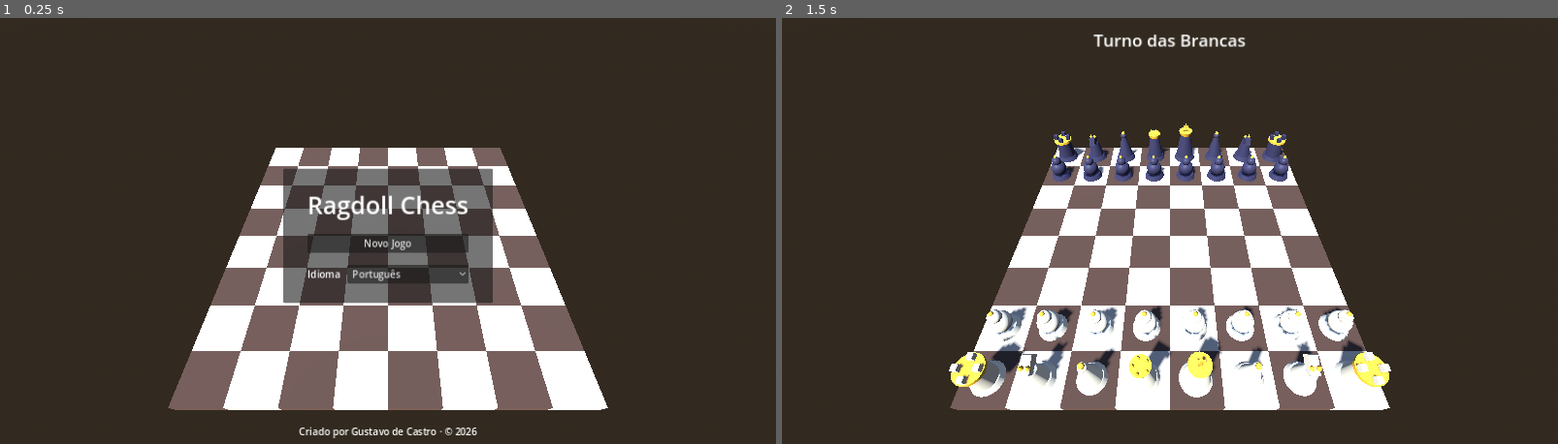
Above: before the commit, frames 1-2 (left to right).
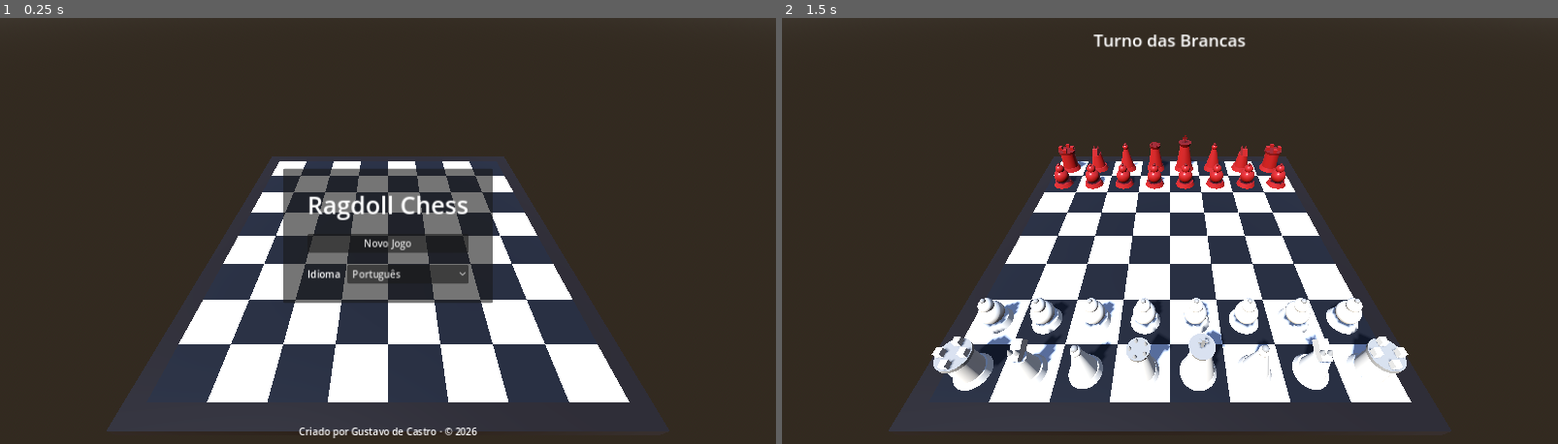
Above: after the commit, the same moments.

Repository: decastrosantos/ragdoll-chess
Game: Godot game, scene res://scenes/main.tscn
Two runs of this game, one before a commit and one after it. Both use one fixed random seed, a clock stepped at 60 frames per second and the inputs below.
Inputs (mouse positions are in pixels of both pictures, inside the frame that each line leads up to):
- Up to frame 1 (0.25 s): no input
- Up to frame 2 (1.5 s): click "Novo Jogo" at 0.5 s; tap Enter at 1.25 s; move the mouse to (1340, 213) at 1.27 s; click (1340, 213) at 1.42 s

The runs differ from the first frame. In frame 1, 22% of the frame differs, in the area x 13-87%, y 30-98%; in frame 2, 24%, in the area x 13-87%, y 24-98%.

Commit message:
IA adversária, duelo de captura e visual clássico (ref. Chess Ultra)
- ai_player.gd: IA greedy controla as vermelhas (prefere captura de
  maior valor); humano joga só com as brancas
- Duelo: atacante para na beira da casa, dá investidas de esgrima,
  defensor cambaleia, e só então o arremesso físico
- Visual: marfim vs vermelho laca polidos, tabuleiro branco/grafite
  com moldura de madeira escura, câmera mais baixa e dramática

Co-Authored-By: Claude Fable 5 <noreply@anthropic.com>

Diff:
--- a/scenes/main.tscn
+++ b/scenes/main.tscn
@@ -32,7 +32,7 @@
 [node name="Pieces" type="Node3D" parent="."]
 
 [node name="BattleCamera" type="Camera3D" parent="."]
-transform = Transform3D(1, 0, 0, 0, 1, 0, 0, 0, 1, 0, 12, 9.5)
+transform = Transform3D(1, 0, 0, 0, 1, 0, 0, 0, 1, 0, 10.5, 11)
 script = ExtResource("4_cam")
 
 [node name="Sun" type="DirectionalLight3D" parent="."]
--- /dev/null
+++ b/scripts/logic/ai_player.gd
@@ -0,0 +1,36 @@
+class_name AiPlayer
+## IA adversária (LÓGICA pura) — controla as peças vermelhas.
+##
+## Estratégia "gananciosa" (greedy), suficiente para um protótipo divertido:
+##  1. Lista todos os movimentos legais de todas as suas peças;
+##  2. Prefere a captura de MAIOR VALOR disponível (dama > torre > ...);
+##  3. Sem capturas, joga um movimento qualquer (ruído aleatório desempata,
+##     evitando que a IA repita sempre o mesmo lance).
+## Evolução futura: minimax com poda alfa-beta sobre esta mesma interface.
+
+const PIECE_VALUE := {
+	Piece.Type.PAWN: 1.0,
+	Piece.Type.KNIGHT: 3.0,
+	Piece.Type.BISHOP: 3.0,
+	Piece.Type.ROOK: 5.0,
+	Piece.Type.QUEEN: 9.0,
+	Piece.Type.KING: 1000.0,  # capturar o rei = vencer
+}
+
+
+## Escolhe o melhor lance. Retorna {"piece": Piece, "cell": Vector2i},
+## ou {} se não houver nenhum movimento legal.
+static func choose_move(board: Board, my_pieces: Array) -> Dictionary:
+	var best_score := -1.0
+	var best: Dictionary = {}
+	for piece in my_pieces:
+		for cell in MoveRules.get_legal_moves(piece, board):
+			# Ruído em [0, 0.1): desempata lances equivalentes ao acaso.
+			var score := randf() * 0.1
+			var occupant: Piece = board.get_piece_at(cell)
+			if occupant != null:
+				score += PIECE_VALUE[occupant.type]
+			if score > best_score:
+				best_score = score
+				best = {"piece": piece, "cell": cell}
+	return best
--- a/scripts/logic/board.gd
+++ b/scripts/logic/board.gd
@@ -15,8 +15,10 @@
 const CELL_SIZE := 2.0          # Largura de cada casa em metros (unidades 3D)
 const TILE_THICKNESS := 0.5     # Espessura do tampo do tabuleiro
 
-const COLOR_LIGHT := Color(0.85, 0.78, 0.66)  # "madeira clara"
-const COLOR_DARK := Color(0.36, 0.26, 0.20)   # "madeira escura"
+# Paleta clássica (referência: Chess Ultra): casas brancas e quase-pretas.
+const COLOR_LIGHT := Color(0.91, 0.89, 0.85)  # branco marfim
+const COLOR_DARK := Color(0.11, 0.11, 0.12)   # preto grafite
+const COLOR_FRAME := Color(0.13, 0.1, 0.08)   # moldura em madeira escura
 
 # Destaques de movimento: verde = casa livre, vermelho = captura possível.
 const COLOR_MOVE_HIGHLIGHT := Color(0.35, 0.85, 0.4, 0.55)
@@ -35,6 +37,7 @@
 func _ready() -> void:
 	reset()
 	_build_visual_tiles()
+	_build_frame()
 	_build_click_surface()
 
 
@@ -125,8 +128,24 @@
 	mesh.size = Vector3(CELL_SIZE, TILE_THICKNESS, CELL_SIZE)
 	var material := StandardMaterial3D.new()
 	material.albedo_color = color
+	material.roughness = 0.35  # tampo polido/envernizado
 	mesh.material = material
 	return mesh
+
+
+## Moldura escura ao redor do tampo, como um tabuleiro de madeira real.
+## Levemente mais baixa que as casas para criar um degrau de borda.
+func _build_frame() -> void:
+	var frame := MeshInstance3D.new()
+	var mesh := BoxMesh.new()
+	mesh.size = Vector3(BOARD_SIZE * CELL_SIZE + 1.6, 0.5, BOARD_SIZE * CELL_SIZE + 1.6)
+	var material := StandardMaterial3D.new()
+	material.albedo_color = COLOR_FRAME
+	material.roughness = 0.4
+	mesh.material = material
+	frame.mesh = mesh
+	frame.position = Vector3(0.0, -0.3, 0.0)
+	add_child(frame)
 
 
 ## Um único StaticBody3D cobrindo o tabuleiro inteiro serve para:
--- a/scripts/logic/input_controller.gd
+++ b/scripts/logic/input_controller.gd
@@ -15,7 +15,10 @@
 ]
 
 # Pausa dramática após o arremesso, antes da câmera voltar (segundos).
-const COMBAT_LINGER := 1.4
+const COMBAT_LINGER := 1.2
+
+# "Tempo de pensar" da IA antes de jogar (segundos) — puro teatro.
+const AI_THINK_DELAY := 0.9
 
 @onready var board: Board = $Board
 @onready var state_machine: GameStateMachine = $GameStateMachine
@@ -77,7 +80,8 @@
 func _unhandled_input(event: InputEvent) -> void:
 	# _unhandled_input só recebe o clique se a UI (menu) não o consumiu antes.
 	if event is InputEventMouseButton and event.pressed and event.button_index == MOUSE_BUTTON_LEFT:
-		if state_machine.is_turn_state():
+		# O humano só joga com as brancas; o turno das vermelhas é da IA.
+		if state_machine.current == GameStateMachine.State.WHITE_TURN:
 			_handle_click(event.position)
 
 
@@ -108,14 +112,14 @@
 		_select(null if piece == selected_piece else piece)
 	elif selected_piece and piece.grid_pos in _legal_moves:
 		# Peça inimiga em casa alcançável: CAPTURA!
-		_execute_move(piece.grid_pos)
+		_execute_move(selected_piece, piece.grid_pos)
 
 
 func _on_cell_clicked(cell: Vector2i) -> void:
 	if selected_piece == null:
 		return
 	if cell in _legal_moves:
-		_execute_move(cell)
+		_execute_move(selected_piece, cell)
 	else:
 		# Clique fora dos destinos legais (inclui a própria casa): deseleciona.
 		_select(null)
@@ -139,8 +143,9 @@
 # EXECUÇÃO DO MOVIMENTO / COMBATE
 # ---------------------------------------------------------------------------
 
-func _execute_move(cell: Vector2i) -> void:
-	var attacker := selected_piece
+## Executa um lance (humano ou IA). `attacker` deve ter `cell` entre seus
+## movimentos legais — o chamador é responsável pela validação.
+func _execute_move(attacker: Piece, cell: Vector2i) -> void:
 	_select(null)
 
 	var target: Piece = board.get_piece_at(cell)
@@ -172,22 +177,36 @@
 		piece.promote_to(Piece.Type.QUEEN)
 
 
-## Sequência cinematográfica da captura:
-## zoom da câmera -> atacante pula na casa -> vítima é arremessada (física) ->
-## pausa dramática -> câmera volta -> próximo turno (ou fim de jogo).
+## Sequência cinematográfica da captura (DUELO):
+## zoom da câmera -> atacante para na beira da casa -> investidas de esgrima
+## enquanto o defensor cambaleia -> golpe final arremessa a vítima (física) ->
+## atacante ocupa a casa -> câmera volta -> próximo turno (ou fim de jogo).
 func _play_combat(attacker: Piece, target: Piece, cell: Vector2i) -> void:
 	var arena := board.grid_to_world(cell)
 	battle_camera.focus_on(arena)
 
+	# Aproxima até a BEIRA da casa (0.95 antes do centro) para o duelo
+	# acontecer cara a cara, sem sobrepor as peças.
+	var approach_dir: Vector3 = arena - attacker.global_position
+	approach_dir.y = 0.0
+	approach_dir = approach_dir.normalized()
+	attacker.move_to(arena - approach_dir * 0.95)
+	await attacker.move_finished
+
+	# O duelo: golpes do atacante, cambaleio do defensor.
+	target.flinch()
+	await attacker.attack_flourish(arena)
+
+	var was_king := target.type == Piece.Type.KING
+	attacker.capture(target)
+	ui.set_status("MSG_PIECE_CAPTURED")
+
+	await get_tree().create_timer(COMBAT_LINGER).timeout
+
+	# Ocupa a casa conquistada.
 	attacker.move_to(arena)
 	await attacker.move_finished
-
-	var was_king := target.type == Piece.Type.KING
-	attacker.capture(target)
 	_maybe_promote(attacker)
-	ui.set_status("MSG_PIECE_CAPTURED")
-
-	await get_tree().create_timer(COMBAT_LINGER).timeout
 	battle_camera.return_to_overview()
 
 	if was_king:
@@ -206,5 +225,30 @@
 			ui.set_status("MSG_WHITE_TURN")
 		GameStateMachine.State.BLACK_TURN:
 			ui.set_status("MSG_BLACK_TURN")
+			_play_ai_turn()
 		GameStateMachine.State.GAME_OVER:
 			ui.show_game_over()
+
+
+# ---------------------------------------------------------------------------
+# TURNO DA IA (peças vermelhas)
+# ---------------------------------------------------------------------------
+
+func _play_ai_turn() -> void:
+	await get_tree().create_timer(AI_THINK_DELAY).timeout
+	# O estado pode ter mudado durante a espera (ex.: novo jogo).
+	if state_machine.current != GameStateMachine.State.BLACK_TURN:
+		return
+	var my_pieces: Array = []
+	for child in pieces_root.get_children():
+		var piece := child as Piece
+		# Só peças vivas: registradas na matriz (capturadas já saíram dela).
+		if piece and not piece.is_white and board.is_inside(piece.grid_pos) \
+				and board.get_piece_at(piece.grid_pos) == piece:
+			my_pieces.append(piece)
+	var move: Dictionary = AiPlayer.choose_move(board, my_pieces)
+	if move.is_empty():
+		# IA sem movimentos legais: encerra a partida.
+		state_machine.game_over()
+		return
+	_execute_move(move["piece"], move["cell"])
--- a/scripts/view/battle_camera.gd
+++ b/scripts/view/battle_camera.gd
@@ -7,8 +7,9 @@
 ##  - Foco de combate: mergulha até perto da casa onde a captura acontece.
 ## As transições interpolam posição E ponto de mira simultaneamente (Tween).
 
-# Mais perto = tabuleiro grande na tela (antes: 0,17,13 — ficava pequeno).
-const OVERVIEW_POSITION := Vector3(0.0, 12.0, 9.5)
+# Ângulo mais baixo e próximo (estilo Chess Ultra): valoriza as silhuetas
+# das peças sem esconder as fileiras do fundo.
+const OVERVIEW_POSITION := Vector3(0.0, 10.5, 11.0)
 const OVERVIEW_TARGET := Vector3.ZERO                # centro do tabuleiro
 const FOCUS_OFFSET := Vector3(0.0, 4.5, 5.0)         # deslocamento relativo à casa focada
 const ZOOM_DURATION := 0.6
--- a/scripts/view/piece.gd
+++ b/scripts/view/piece.gd
@@ -24,10 +24,9 @@
 const TORQUE_IMPULSE_MAX := 18.0  # giro aleatório para efeito cômico
 const DESPAWN_DELAY := 3.5        # segundos até a vítima sumir da cena
 
-# Paleta cartoon: times saturados + detalhes dourados (coroas, orelhas, cruz).
-const COLOR_WHITE := Color(0.95, 0.91, 0.78)   # creme
-const COLOR_BLACK := Color(0.23, 0.22, 0.32)   # ardósia arroxeada
-const COLOR_ACCENT := Color(1.0, 0.76, 0.22)   # dourado
+# Paleta clássica polida (referência: Chess Ultra): marfim vs. vermelho laca.
+const COLOR_WHITE := Color(0.93, 0.89, 0.8)    # marfim
+const COLOR_BLACK := Color(0.68, 0.12, 0.1)    # vermelho laca (time "preto")
 const SELECTED_EMISSION := Color(1.0, 0.85, 0.2)
 
 var type: int = Type.PAWN
@@ -53,13 +52,14 @@
 
 	_material = StandardMaterial3D.new()
 	_material.albedo_color = COLOR_WHITE if white else COLOR_BLACK
-	_material.roughness = 0.55
+	_material.roughness = 0.3  # acabamento polido, como peças de resina/madeira lacada
 	_material.emission = SELECTED_EMISSION
 	_material.emission_enabled = false
 
+	# Detalhes num tom mais escuro do próprio time (visual clássico monocromático).
 	var accent := StandardMaterial3D.new()
-	accent.albedo_color = COLOR_ACCENT
-	accent.roughness = 0.35
+	accent.albedo_color = _material.albedo_color.darkened(0.28)
+	accent.roughness = 0.3
 
 	# Cada tipo tem silhueta própria (peão, torre, cavalo, bispo, dama, rei).
 	_visual = PieceFactory.build(type, _material, accent)
@@ -115,6 +115,32 @@
 	target_piece.launch_from(global_position)
 
 
+## DUELO — investidas do atacante: avança rápido na direção do alvo e recua,
+## duas vezes, como golpes de esgrima. Usado antes do arremesso final.
+func attack_flourish(target_position: Vector3) -> void:
+	var origin := global_position
+	var dir := target_position - origin
+	dir.y = 0.0
+	dir = dir.normalized()
+	var tween := create_tween()
+	for i in 2:
+		tween.tween_property(self, "global_position", origin + dir * 0.5, 0.1) \
+			.set_trans(Tween.TRANS_QUAD).set_ease(Tween.EASE_IN)
+		tween.tween_property(self, "global_position", origin, 0.14) \
+			.set_trans(Tween.TRANS_QUAD).set_ease(Tween.EASE_OUT)
+	await tween.finished
+
+
+## DUELO — cambaleio do defensor: o visual balança nos golpes, sem sair
+## do lugar, vendendo o impacto antes do voo.
+func flinch() -> void:
+	if _visual == null:
+		return
+	var tween := create_tween()
+	for angle in [0.18, -0.22, 0.15, 0.0]:
+		tween.tween_property(_visual, "rotation:z", angle, 0.11)
+
+
 ## Ativa a física e arremessa ESTA peça para longe do ponto de ataque.
 ##
 ## Matemática do vetor de lançamento:
